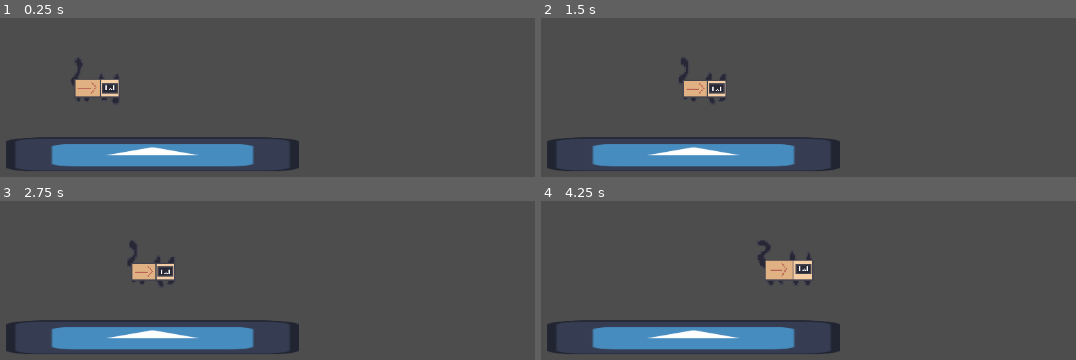
Above: before the commit, frames 1-4 (two rows, left to right).
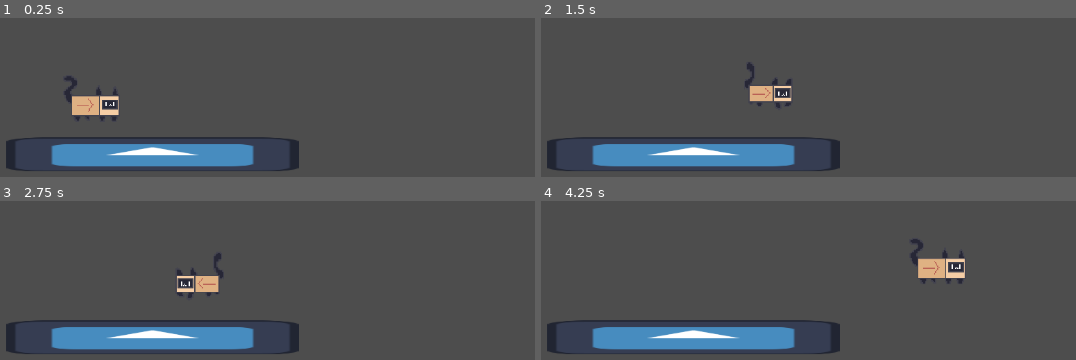
Above: after the commit, the same moments.

Repository: BelinhoBR/noob-jam-team
Game: Godot game, scene res://Scenes/map.tscn
Same seed, same stepped clock (60 frames per second), same inputs: the game is played once before the commit and once after it. The engine's default icon, where the game draws it, is replaced by a stand-in: a white triangle on a blue panel in a dark square.
Inputs:
- Up to frame 1 (0.25 s): no input
- Up to frame 2 (1.5 s): hold D (move_right) from 0.53 s (still down); tap Space (jump) at 0.6, 0.77, 1.07, 1.35 s
- Up to frame 3 (2.75 s): tap Space (jump) at 1.52, 1.82, 2.1 s; release D (move_right) at 2.03 s; hold A (move_left) from 2.03 s (still down)
- Up to frame 4 (4.25 s): release A (move_left) at 2.78 s; hold D (move_right) from 2.78 s (still down); tap Space (jump) at 2.85, 3.02, 3.32, 3.6, 3.77, 4.07 s

The runs differ from the first frame. In frame 1, 2.0% of the frame differs, in the area x 11-23%, y 25-65%; in frame 2, 1.8%; in frame 3, 1.9%; in frame 4, 2.6%, in the area x 40-80%, y 23-53%.

Commit message:
Catbox has gravity, jumps, walks normally

Diff:
--- a/serious-noob-jam/Scenes/Catbox.tscn
+++ b/serious-noob-jam/Scenes/Catbox.tscn
@@ -5,6 +5,10 @@
 
 [sub_resource type="RectangleShape2D" id="RectangleShape2D_d1c2i"]
 size = Vector2(40.000004, 22)
+
+[sub_resource type="AtlasTexture" id="AtlasTexture_ltava"]
+atlas = ExtResource("1_d1c2i")
+region = Rect2(0, 0, 1024, 1024)
 
 [sub_resource type="AtlasTexture" id="AtlasTexture_v1qfn"]
 atlas = ExtResource("1_d1c2i")
@@ -34,6 +38,14 @@
 animations = [{
 "frames": [{
 "duration": 1.0,
+"texture": SubResource("AtlasTexture_ltava")
+}],
+"loop": true,
+"name": &"idle",
+"speed": 5.0
+}, {
+"frames": [{
+"duration": 1.0,
 "texture": SubResource("AtlasTexture_v1qfn")
 }, {
 "duration": 1.0,
@@ -52,7 +64,7 @@
 "texture": SubResource("AtlasTexture_wjtap")
 }],
 "loop": true,
-"name": &"default",
+"name": &"walking",
 "speed": 10.0
 }]
 
@@ -60,7 +72,6 @@
 script = ExtResource("1_ltava")
 
 [node name="CollisionShape2D" type="CollisionShape2D" parent="." unique_id=328524755]
-z_index = 1
 position = Vector2(7, 4.5)
 scale = Vector2(1.5, 1.5)
 shape = SubResource("RectangleShape2D_d1c2i")
@@ -68,5 +79,5 @@
 [node name="AnimatedSprite2D" type="AnimatedSprite2D" parent="." unique_id=1890986243]
 scale = Vector2(0.1, 0.1)
 sprite_frames = SubResource("SpriteFrames_augei")
-autoplay = "default"
-frame_progress = 0.00021915634
+animation = &"walking"
+autoplay = "idle"
--- a/serious-noob-jam/Scenes/map.tscn
+++ b/serious-noob-jam/Scenes/map.tscn
@@ -8,12 +8,17 @@
 
 [node name="Map" type="Node2D" unique_id=1764831798]
 
-[node name="Icon" type="Sprite2D" parent="." unique_id=1664339545]
-position = Vector2(540, 607)
+[node name="CharacterBody2D" type="CharacterBody2D" parent="." unique_id=444183103]
+position = Vector2(0, 6.1035156e-05)
+
+[node name="Icon" type="Sprite2D" parent="CharacterBody2D" unique_id=1664339545]
+position = Vector2(540, 606.99994)
 scale = Vector2(3.296875, 0.3828125)
 texture = ExtResource("1_ci6au")
 
-[node name="CollisionShape2D" type="CollisionShape2D" parent="Icon" unique_id=2001178633]
+[node name="CollisionShape2D" type="CollisionShape2D" parent="CharacterBody2D" unique_id=2001178633]
+position = Vector2(540, 606.99994)
+scale = Vector2(3.296875, 0.3828125)
 shape = SubResource("WorldBoundaryShape2D_26yhd")
 
 [node name="Catbox" parent="." unique_id=1900732100 instance=ExtResource("2_26yhd")]
--- a/serious-noob-jam/Scripts/catbox.gd
+++ b/serious-noob-jam/Scripts/catbox.gd
@@ -1,10 +1,34 @@
 extends CharacterBody2D
 
-@export var speed = 100
+@export var speed = 200
+@export var jump_speed = -400
+@export var gravity = 800
+@onready var animation: AnimatedSprite2D = $AnimatedSprite2D
 
 func _physics_process(delta: float) -> void:
-	if Input.is_action_just_pressed("move_left"):
-		velocity.x = -100
-	if Input.is_action_just_pressed("move_right"):
-		velocity.x = 100
+	update_animation()
+	update_gravity(delta)
+	movement()
 	move_and_slide()
+
+
+func movement():
+	var direction = Input.get_axis("move_left", "move_right")
+	velocity.x = direction * speed
+	if Input.is_action_just_pressed("jump") and is_on_floor():
+		velocity.y = jump_speed
+
+
+func update_animation():
+	if velocity.x == 0:
+		animation.play("idle")
+		return
+	if velocity.x >= 1:
+		animation.scale.x = 0.1
+		animation.play("walking")
+	elif velocity.x <= -1:
+		animation.scale.x = -0.1
+		animation.play("walking")
+
+func update_gravity(delta):
+	velocity.y += gravity * delta
